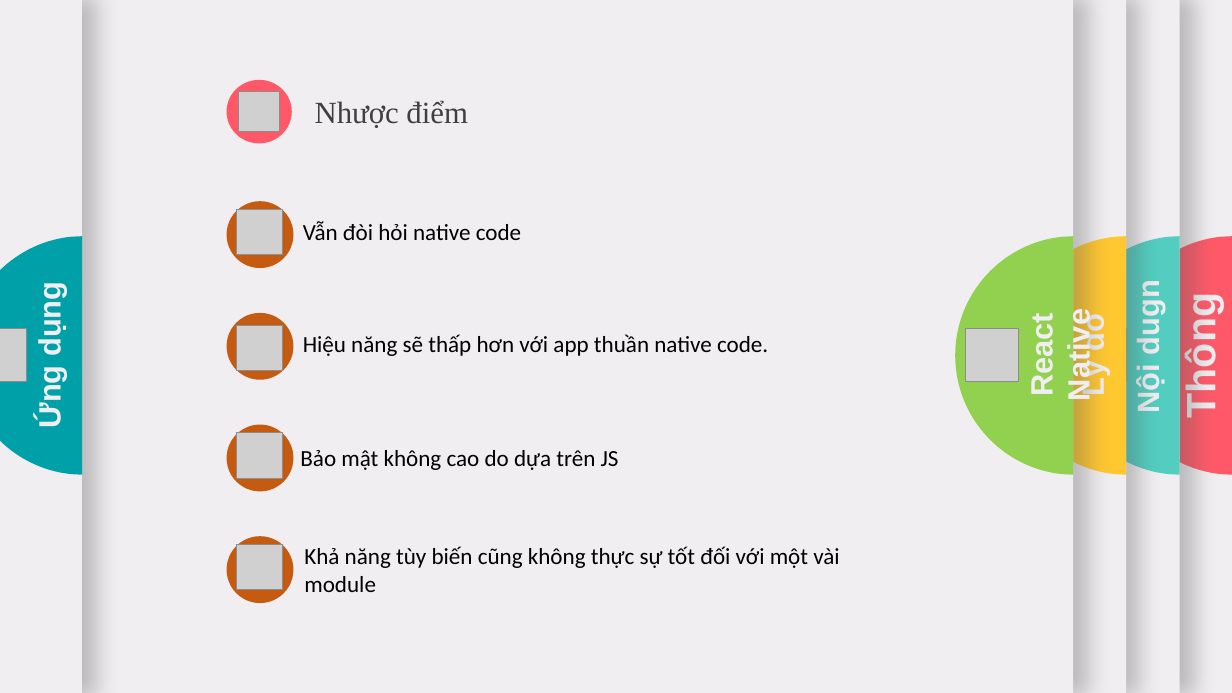
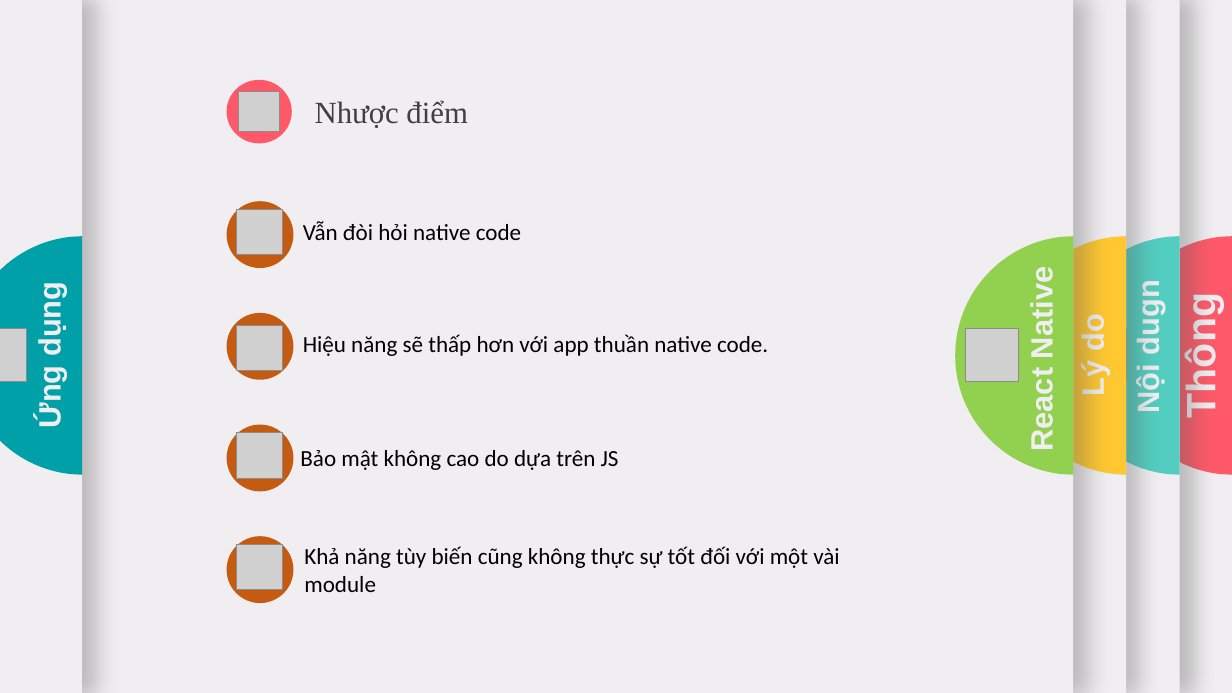
Before and after one commit to daihieptn97/share, a slide deck: slide 8 of Báo cáo TKB.pptx. Drawn at 1232x693 pixels with LibreOffice and Linux fonts; fonts in the diff are those of the drawing; grey boxes stand for pictures. Boxes give left, top, right and bottom in pixels: in the first picture for what was removed or moved away, otherwise in the second. Text is boxed around its words. In the diff, an @@ line names an element or a change of style, - is before the commit and + after.

```diff
--- a/Báo cáo TKB.pptx
+++ b/Báo cáo TKB.pptx
@@ text "React Native" rewrapped from [1025,318,1096,398] to [1025,276,1059,449] @@
```
Also in this commit, not shown: 3 other slides changed, 1 other file.
